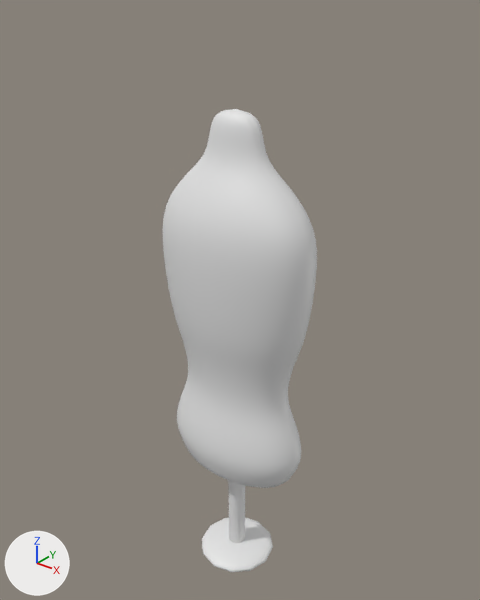
An edit to the Blender file working/subahu/Mannequin/mannequin.blend, drawn before and after from the same camera.
One viewpoint serves both versions: a camera (50 mm lens) standing at (5.56, -6.87, 6.36) and looking at (-0.11, 0.23, 1.96). The lights are fixed; the arrows at lower left show +X, +Y and +Z.
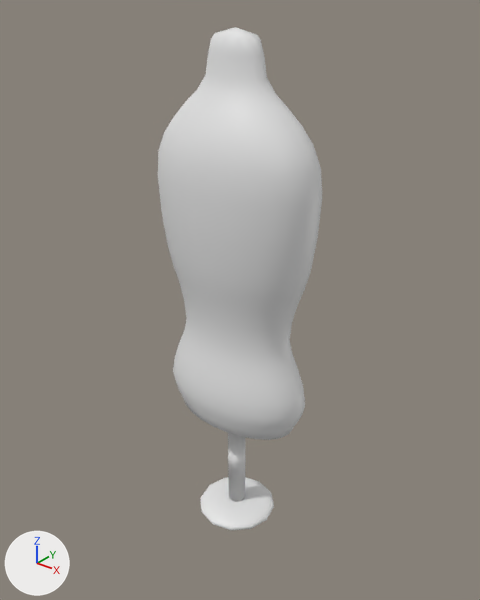
The change, as a diff of the scene's bpy script:
```diff
--- a/working/subahu/Mannequin/mannequin.blend.py
+++ b/working/subahu/Mannequin/mannequin.blend.py
@@ me_sphere_1 @@
+me_sphere_1.from_pydata(...)  # a 12-sided cylinder along z spanning x -0.22..0.22, y -0.22..0.22, z 0.39..12.54; a UV sphere (12 segments, 12 rings, poles along z) spanning x -1.0..1.0, y -1.0..1.0, z -1.0..1.0
+me_sphere_1.polygons.foreach_set('use_smooth', [True] * 158)
@@ ob_circle @@
 ob_circle = bpy.data.objects.new('Circle', me_circle)
-ob_circle.location = (0.0, 0.0, -0.95)
+ob_circle.location = (0.0, 0.0, 0.0)
 ob_circle.scale = (1.0, 0.566, 1.0)
-_m = ob_circle.modifiers.new('Subsurf', 'SUBSURF')
@@ ob_cylinder_001 @@
-ob_cylinder_001 = bpy.data.objects.new('Cylinder.001', me_cylinder_001)
-ob_cylinder_001.location = (0.0, 0.0, -1.79)
-ob_cylinder_001.scale = (0.145, 0.145, 0.903)
@@ ob_sphere @@
-ob_sphere = bpy.data.objects.new('Sphere', me_sphere)
-ob_sphere.location = (0.0, 0.0, -2.75)
-ob_sphere.scale = (0.646, 0.646, 0.149)
@@ ob_stand @@
+ob_stand = bpy.data.objects.new('stand', me_sphere_1)
+ob_stand.parent = ob_circle
+ob_stand.matrix_parent_inverse = Matrix(((1.0, 0.0, 0.0, 0.0), (0.0, 1.765, 0.0, 0.0), (0.0, 0.0, 1.0, 0.954), (0.0, 0.0, 0.0, 1.0)))
+ob_stand.location = (0.0, 0.0, -2.752)
+ob_stand.scale = (0.646, 0.646, 0.149)
```

Pixel boxes [x1, y1, x2, y2] of what changed, in the pictures (480 x 600 px):
'Circle', moved, modifiers changed: before [163, 109, 317, 488]; after [158, 27, 322, 440]
'stand', added: after [200, 433, 274, 531]
'Sphere', deleted: before [202, 517, 273, 572]
'Cylinder.001', deleted: before [228, 480, 245, 543]
